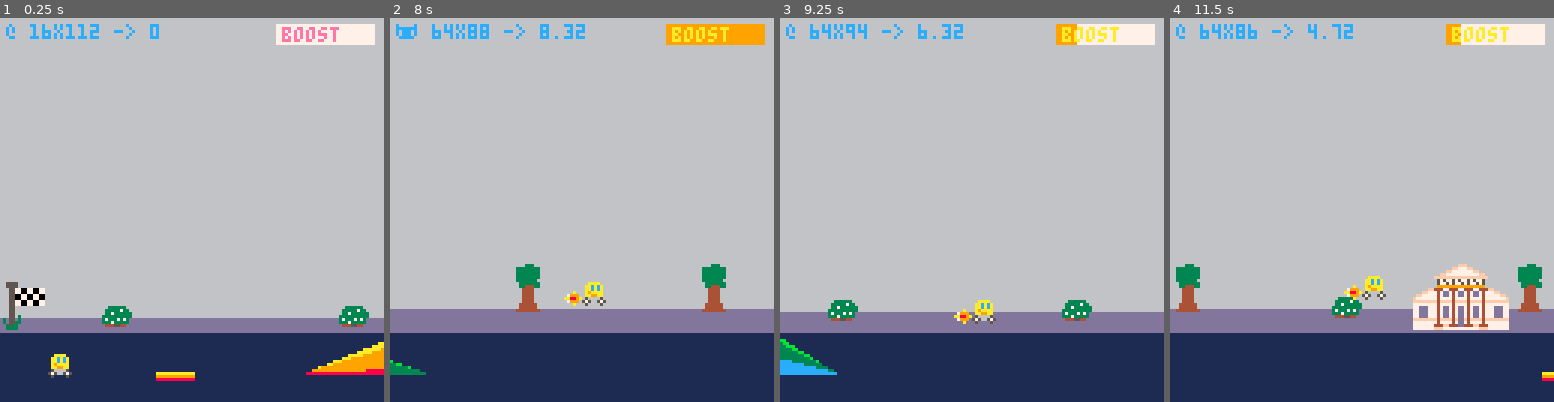
Above: before the commit, frames 1-4 (left to right).
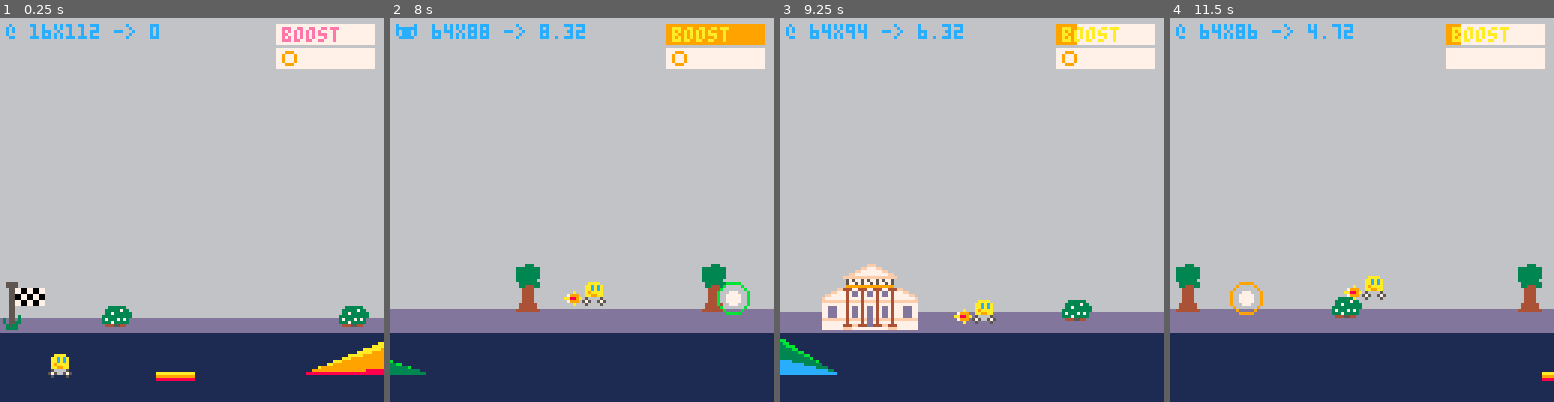
Above: after the commit, the same moments.

Repository: broquaint/pico8-carts
Game: PICO-8 cartridge racer.p8
Two runs of this game, one before a commit and one after it. Both use one fixed random seed, a clock stepped at 60 frames per second and the inputs below.
Inputs:
- Up to frame 1 (0.25 s): no input
- Up to frame 2 (8 s): tap X (X key) at 0.33, 1.07, 1.85, 2.97, 4.08, 5.2, 6.32, 7.43 s; tap O (Z key) at 0.7, 1.7, 2.1, 2.5, 2.9, 3.3, 3.7, 4.1, 4.5, 4.9, 5.3, 5.7, 6.1, 6.5, 6.9, 7.3, 7.7 s; hold Right 1.6-2.1 s; hold Up 2.15-2.42 s; hold Right 2.47-3.03 s; hold Left 3.08-3.58 s; hold Down 3.63-3.97 s; hold Right 4.02-4.68 s; hold Up 4.73-5.03 s; hold Left 5.08-5.68 s; hold Down 5.73-6.03 s; hold Right 6.08-6.58 s; hold Right 6.63-7.13 s; hold Up 7.18-7.45 s; hold Right from 7.5 s (still down)
- Up to frame 3 (9.25 s): release Right at 8.07 s; tap O (Z key) at 8.1, 8.5, 8.9 s; hold Left 8.12-8.62 s; tap X (X key) at 8.55 s; hold Down 8.67-9 s; hold Right from 9.05 s (still down)
- Up to frame 4 (11.5 s): tap O (Z key) every 0.4 s from 9.3 to 11.3 s; tap X (X key) at 9.67, 10.78 s; release Right at 9.72 s; hold Up 9.77-10.07 s; hold Left 10.12-10.72 s; hold Down 10.77-11.07 s; hold Right from 11.12 s (still down)

The runs differ from the first frame. In frame 1, 1.4% of the frame differs, in the area x 71-98%, y 7-14%; in frame 2, 1.7%; in frame 3, 4.5%; in frame 4, 4.7%, in the area x 15-98%, y 7-82%.

Commit message:
Basic delivery code
There are a handful of delivery points and something can be
delivered. Not interesting but it is functional.

Diff:
--- a/racer.p8
+++ b/racer.p8
@@ -54,11 +54,12 @@
       past = {},
       len = 0,
       boosted_at = false,
-      boost_meter = 0
+      boost_meter = 0,
+      delivered = {}
    }
 
    local lvl_len = 1500
-   local trans_pos = lvl_len - (lvl_len / 5)
+   local trans_pos = lvl_len / 2
    local trans_spr = (
       {{spr_villa_savoye, { trans_pos, 87 }}, {spr_villa_palladio, { trans_pos, 81 }}}
    )[randx(2)]
@@ -76,6 +77,9 @@
 
    populate_scenery()
    populate_geometry()
+
+   level.deliveries = generate_deliveries()
+   car.deliveries = {level.deliveries[randx(#level.deliveries)]}
 
    add(scene, make_bg_spr(level.transition_spr, trans_spr[2]))
 end
@@ -139,6 +143,40 @@
 
       x += 300
    end
+end
+
+
+function find_free_pos(known, pos_gen)
+   function is_pos_in_set(pos_set, pos)
+      for p in all(pos_set) do
+         if(pos == p.at[1]) return true
+         end
+      return false
+   end
+
+   local new_pos = pos_gen()
+   -- Enter loop if the new tile position is already present to generate a new position.
+   while(is_pos_in_set(known, new_pos)) do
+      new_pos = pos_gen()
+   end
+   return new_pos
+end
+
+delivery_id = 1
+function generate_deliveries()
+   local deliveries = {}
+   local colours    = { salmon, azure, lime, yellow, orange, red, coral }
+   -- TODO The number of deliveries needs to be more dynamic.
+   for i = 1,flr(level.length/400) do
+      local col   = del(colours, colours[randx(#colours)])
+      local del_x = find_free_pos(
+         deliveries, function() return ramps[randx(#ramps)].at[1] + 150 end
+      )
+      deliveries[delivery_id] = make_obj({del_x, g_racing_line-25}, {colour=col, width=5, id=delivery_id})
+      -- The IDs happen to align with where the index in , it could diverge.
+      delivery_id += 1
+   end
+   return deliveries
 end
 
 ----------------------
@@ -387,12 +425,28 @@
    foreach(ramps, update_pos)
    foreach(boosters, update_pos)
    foreach(platforms, update_pos)
+   foreach(level.deliveries, update_pos)
+end
+
+function handle_deliveries()
+   local cx0 = car.x
+   local cx1 = car.x+8
+   for idx, cd in pairs(car.deliveries) do
+      local del_loc = level.deliveries[cd.id]
+      local dx0 = del_loc.at[1]
+      local dx1 = dx0+del_loc.width
+      if (cx1 > dx0 and cx1 < dx1) or (cx0 < dx1 and cx0 > dx0) then
+         car.delivered = deli(car.deliveries, idx)
+      end
+   end
 end
 
 function _update()
    update_scene()
 
    update_car()
+
+   handle_deliveries()
 
    if btnp(b_z) then
       DEBUG = not DEBUG
@@ -447,7 +501,7 @@
       rx += r.width
       -- Other edge going up from the right
       x, y = ramp_trig(rx, ry, r.hypot, r.angle)
-      -- Need offset to draw&= correctly while maintaining consistent x coordinate
+      -- Need offset to draw correctly while maintaining consistent x coordinate
       line(rx, ry, x, y, lime)
    end
 
@@ -517,6 +571,12 @@
          rectfill(px, py, px + p.width, py - 2, orange)
       end
    end
+
+   for d in all(level.deliveries) do
+      -- Placeholders (?) for eventual sprites
+      circ(wrapped_x(d), d.at[2], d.width, d.colour)
+      circfill(wrapped_x(d), d.at[2], d.width - 3, white)
+   end
 end
 
 function draw_ewe_ai()
@@ -526,6 +586,12 @@
       print('boost', 94, 3, yellow)
    else
       print('boost', 94, 3, salmon)
+   end
+
+   rectfill(92, 10, 124, 16, white)
+   local del_x = 96
+   for d in all(car.deliveries) do
+      circ(del_x, 13, 2, d.colour)
    end
 
    local dbg = DEBUG and '🐱' or '@'
